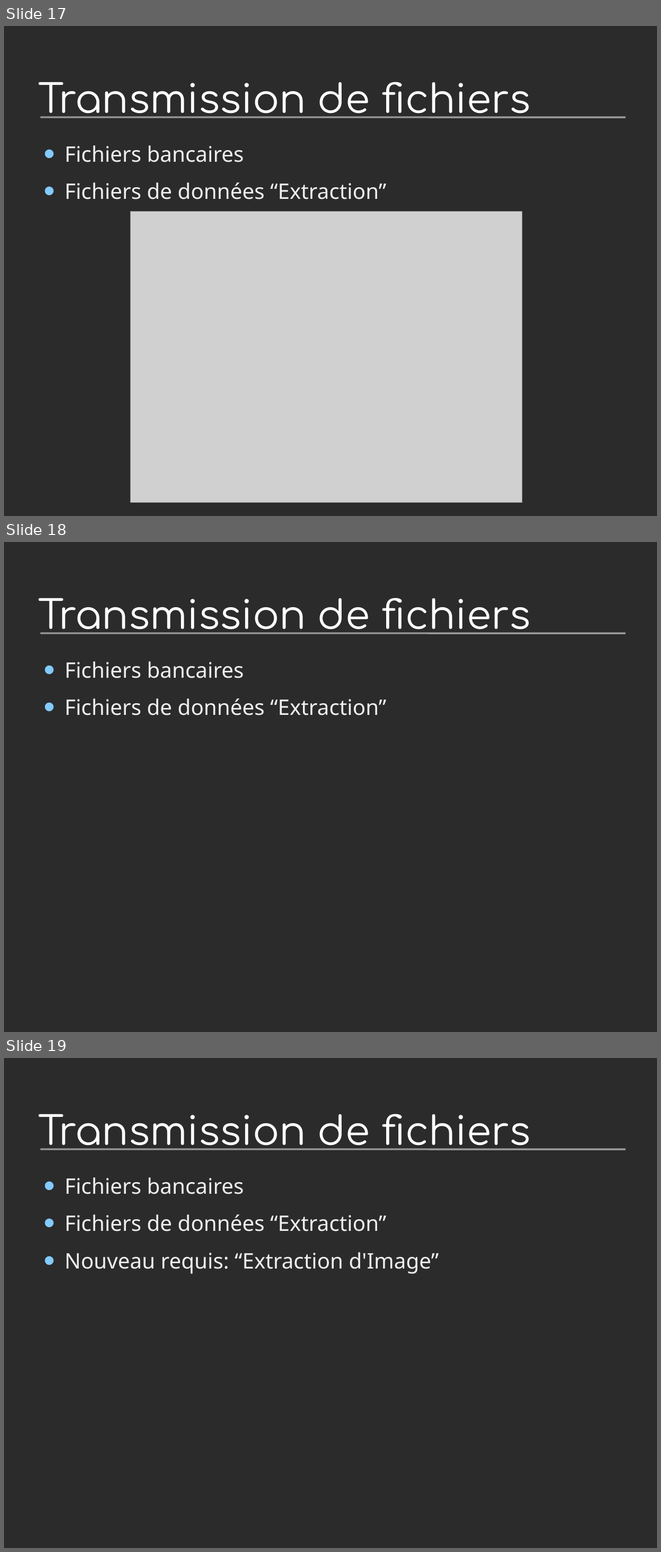
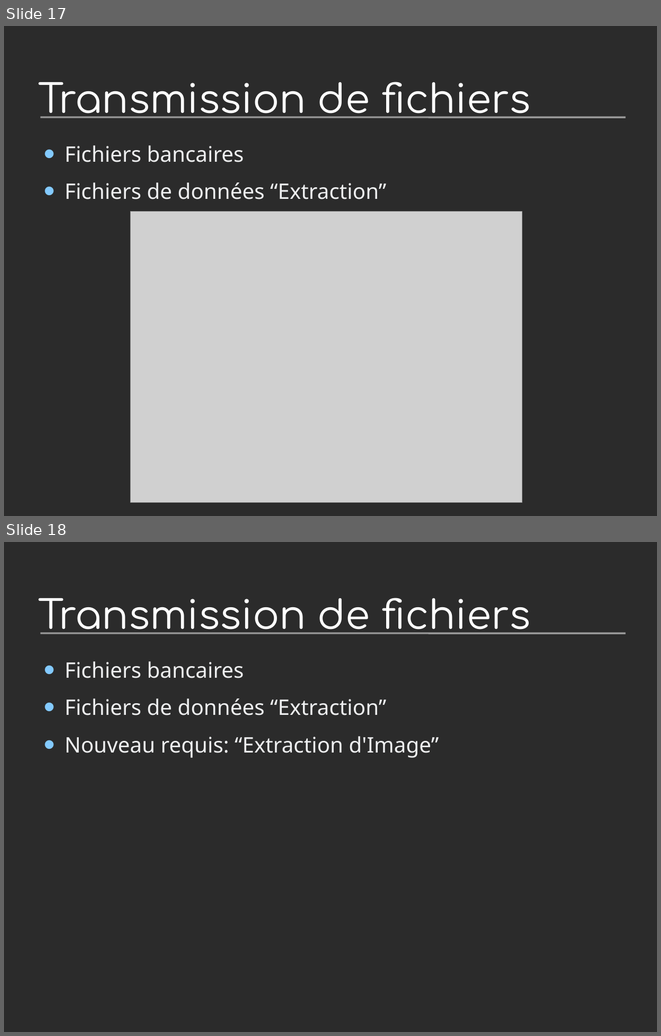
Before and after one commit to DenkouNova/LOG792, a slide deck: Rapports/005_Presentation/Presentation.odp. Shown one above the other, each under a label of ours: slides 17, 18 and 19 before the commit, slides 17 and 18 after it. The pictures are 661x1552 and 661x1036 pixels, drawn with LibreOffice and Linux fonts; fonts in the diff are those of the drawing; grey boxes stand for pictures; background and template pictures are left out; a plain dark background stands for a picture behind light text. Boxes give left, top, right and bottom in pixels: in the first picture for what was removed or moved away, otherwise in the second. Text is boxed around its words. In the diff, an @@ line names an element or a change of style, - is before the commit and + after.

```diff
--- a/Rapports/005_Presentation/Presentation.odp
+++ b/Rapports/005_Presentation/Presentation.odp
@@ slide 18 removed at <box>4,542,657,1032</box>, background picture (left out); not listed: 1 template element that a slide beside it also shows @@
@@ title removed at <box>38,598,530,634</box> @@
-Transmission de fichiers
@@ text removed at <box>64,661,386,715</box> @@
-• Fichiers bancaires
-• Fichiers de données “Extraction”
@@ what was slide 19 is now slide 18 @@
```
Also in this commit, not shown: 11 slides changed, 19 slides added, 16 other slides removed, 1 other file.
